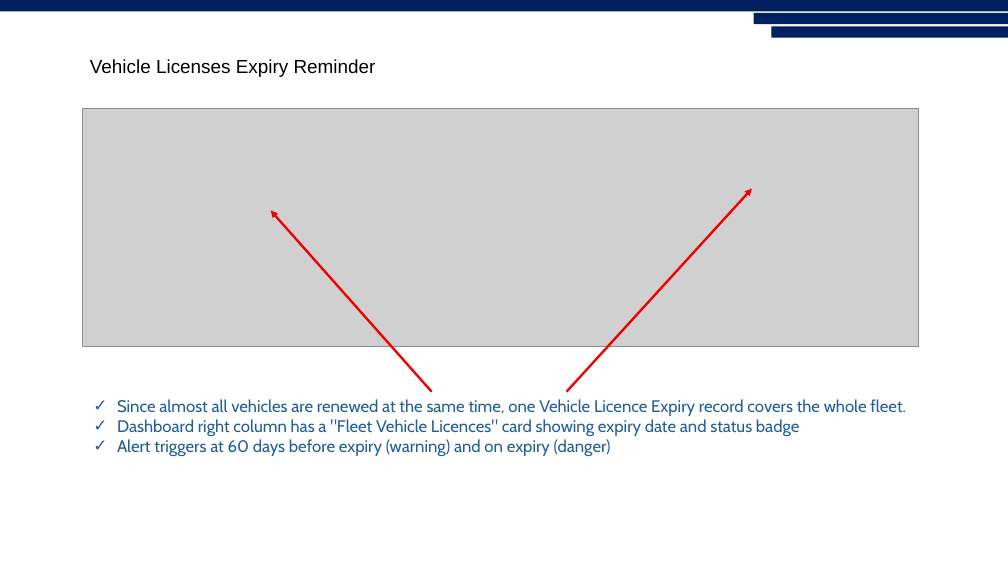
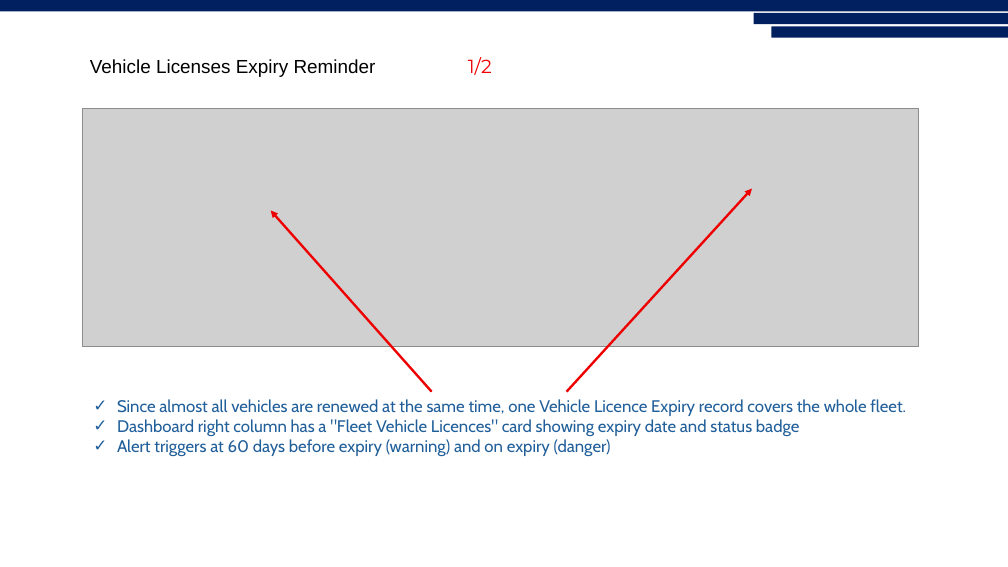
Before and after one commit to vaisahzirra7/NEU-FLEET-Draft, a slide deck: slide 4 of VanaraFleetsOps_Improvements.pptx (slide 3 before the commit). Drawn at 1008x567 pixels with LibreOffice and Linux fonts; fonts in the diff are those of the drawing; grey boxes stand for pictures. Boxes give left, top, right and bottom in pixels: in the first picture for what was removed or moved away, otherwise in the second. Text is boxed around its words. In the diff, an @@ line names an element or a change of style, - is before the commit and + after.

```diff
--- a/VanaraFleetsOps_Improvements.pptx
+++ b/VanaraFleetsOps_Improvements.pptx
@@ text at bbox=[90, 57, 492, 77]: text changed @@
-Vehicle Licenses Expiry Reminder
+Vehicle Licenses Expiry Reminder 1/2
```
Also in this commit, not shown: 2 other slides changed, 2 slides added, 27 other files.
